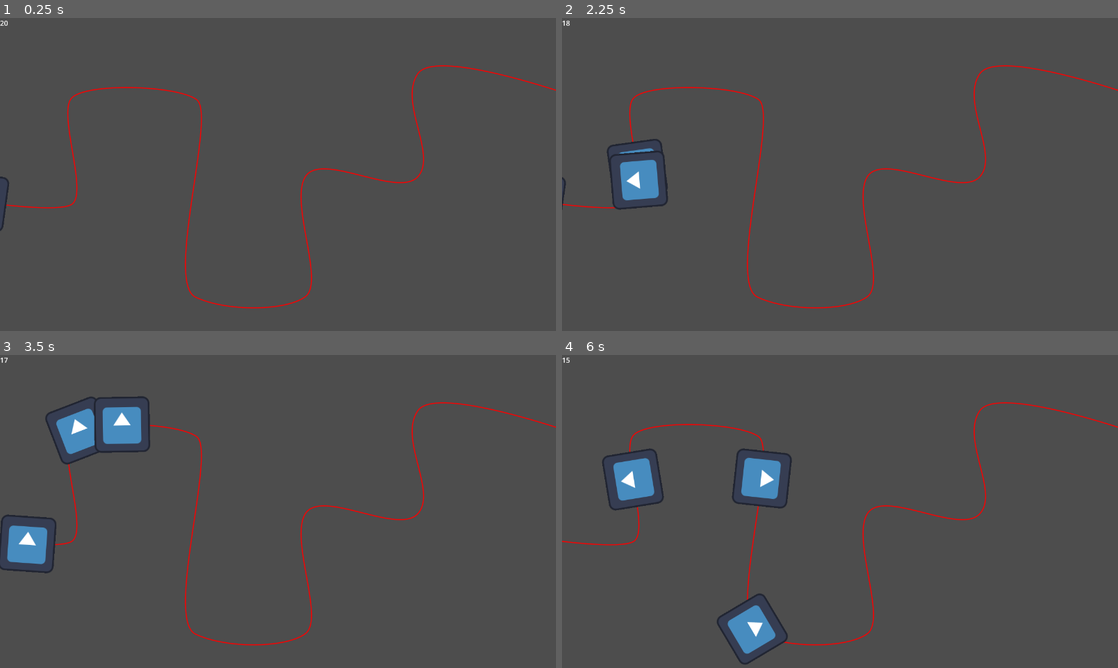
Above: before the commit, frames 1-4 (two rows, left to right).
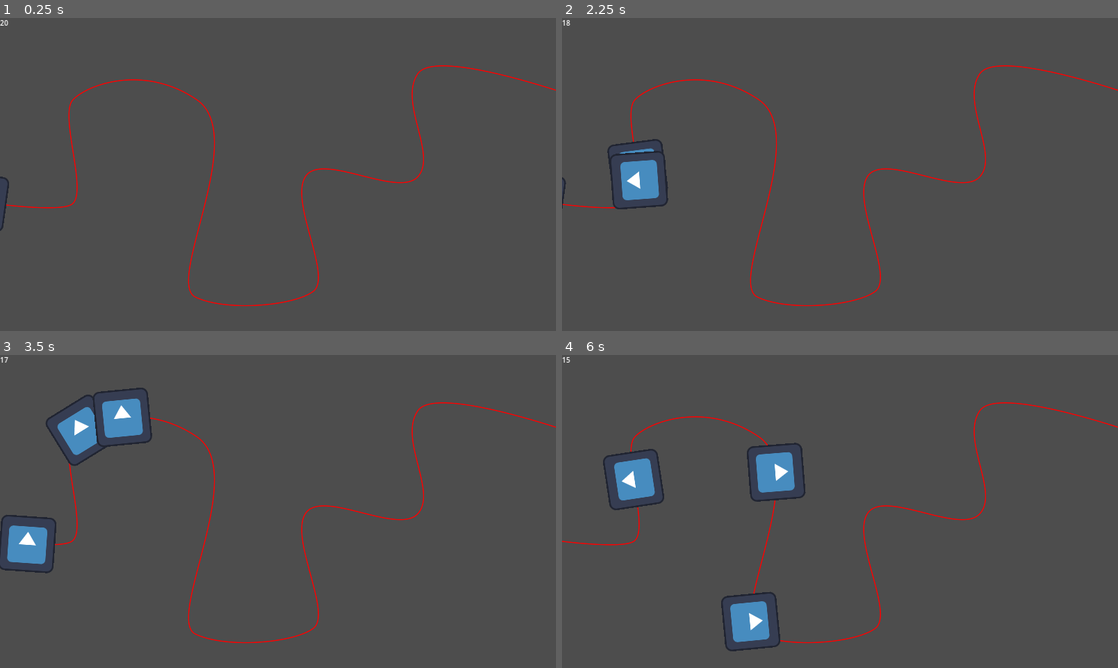
Above: after the commit, the same moments.

Repository: Galitie/20-sec-game-jam
Game: Godot game, scene res://Prototype/main.tscn
Two runs of this game, one before a commit and one after it. Both use one fixed random seed, a clock stepped at 60 frames per second and the inputs below. The engine's default icon, where the game draws it, is replaced by a stand-in: a white triangle on a blue panel in a dark square.
Inputs:
- Up to frame 1 (0.25 s): no input
- Up to frame 2 (2.25 s): no input
- Up to frame 3 (3.5 s): no input
- Up to frame 4 (6 s): no input

The runs differ from the first frame. In frame 1, 1.0% of the frame differs, in the area x 0-100%, y 0-93%; in frame 2, 1.1%; in frame 3, 2.0%; in frame 4, 3.1%, in the area x 0-100%, y 0-99%.

Commit message:
adjusted game resolution

Diff:
--- a/Prototype/main.tscn
+++ b/Prototype/main.tscn
@@ -6,7 +6,7 @@
 
 [sub_resource type="Curve2D" id="Curve2D_l10r2"]
 _data = {
-"points": PackedVector2Array(0, 0, 0, 0, -86, 417, -43.7266, 20.1815, 43.7266, -20.1815, 163, 430, -33.6358, 35.3176, 33.6358, -35.3176, 165, 184, -45.4084, -33.6358, 45.4084, 33.6358, 453, 188, -70.6352, -33.6358, 70.6352, 33.6358, 450, 642, -45.4084, 33.6358, 45.4084, -33.6358, 703, 641, -36.9994, 58.8627, 36.9994, -58.8627,  …(128 unchanged characters)…
+"points": PackedVector2Array(0, 0, 0, 0, -86, 417, -43.7266, 20.1815, 43.7266, -20.1815, 163, 430, -33.6358, 35.3176, 33.6358, -35.3176, 168, 188, -121.089, -82.4078, 121.089, 82.4078, 453, 188, -70.6352, -33.6358, 70.6352, 33.6358, 450, 642, -45.4084, 33.6358, 45.4084, -33.6358, 721, 629, -36.9994, 58.8627, 36.9994, -58.8627,  …(128 unchanged characters)…
 }
 point_count = 10
 
--- a/project.godot
+++ b/project.godot
@@ -19,4 +19,5 @@
 
 window/size/viewport_width=1280
 window/size/viewport_height=720
-window/stretch/mode="viewport"
+window/stretch/mode="canvas_items"
+window/stretch/aspect="expand"
